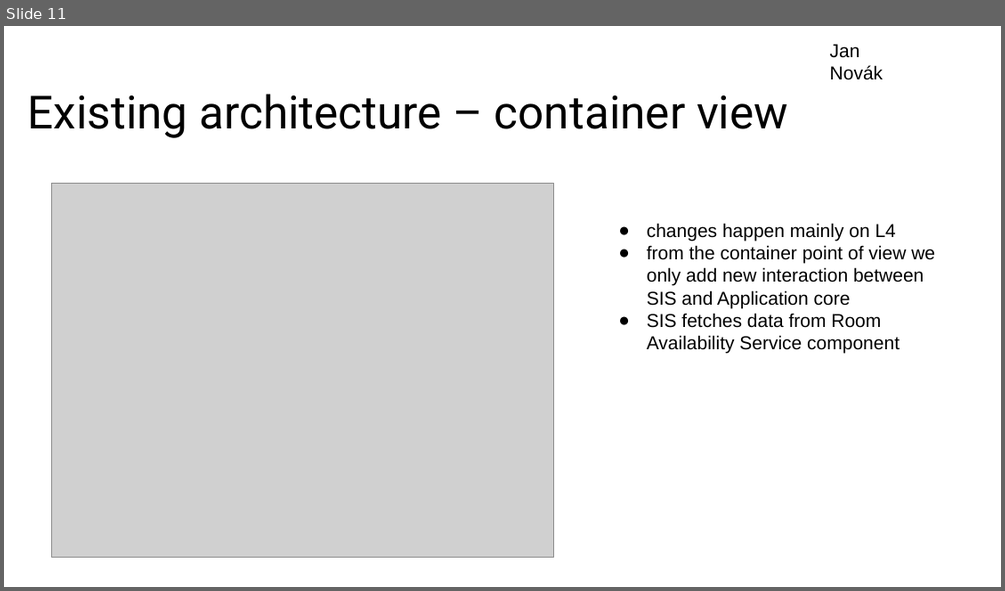
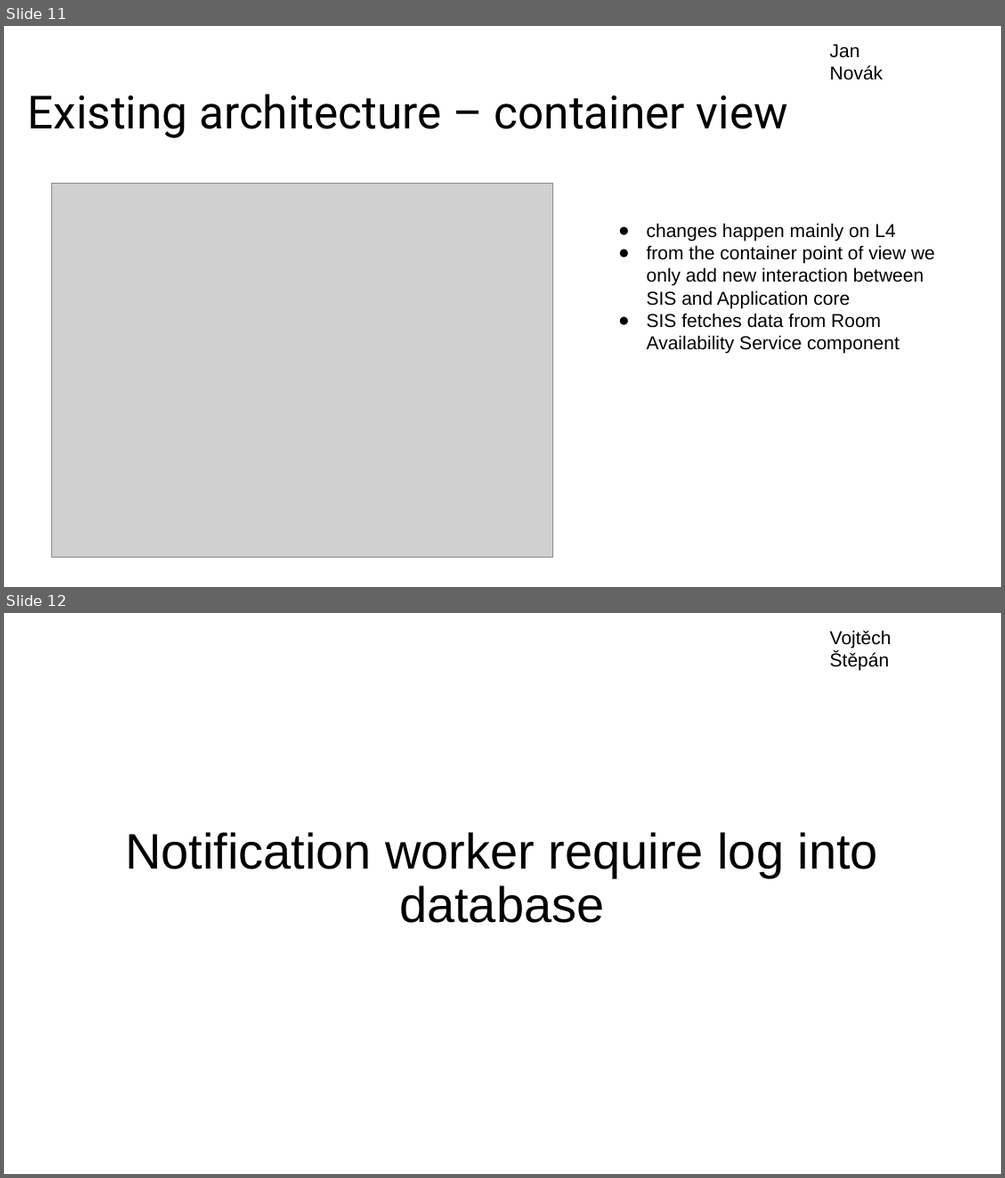
Before and after one commit to Jan-Novak00/Enrollments1, a slide deck: Milestone2/Presentation_Milestone2.pptx. Shown one above the other, each under a label of ours: slide 11 before the commit, slides 11 and 12 after it. The pictures are 1005x591 and 1005x1178 pixels, drawn with LibreOffice and Linux fonts; fonts in the diff are those of the drawing; grey boxes stand for pictures. Boxes give left, top, right and bottom in pixels: in the first picture for what was removed or moved away, otherwise in the second. Text is boxed around its words. In the diff, an @@ line names an element or a change of style, - is before the commit and + after.

```diff
--- a/Milestone2/Presentation_Milestone2.pptx
+++ b/Milestone2/Presentation_Milestone2.pptx
@@ slide 12 added at (4,613,1001,1174), background #FFFFFF @@
@@ text added at (830,630,891,671), 18 pt, text #000000 @@
+Vojtěch
+Štěpán
@@ title added at (125,832,878,923), 48 pt, text #000000 @@
+Notification worker require log into database
```
Also in this commit, not shown: 2 slides changed, 2 other slides added.
